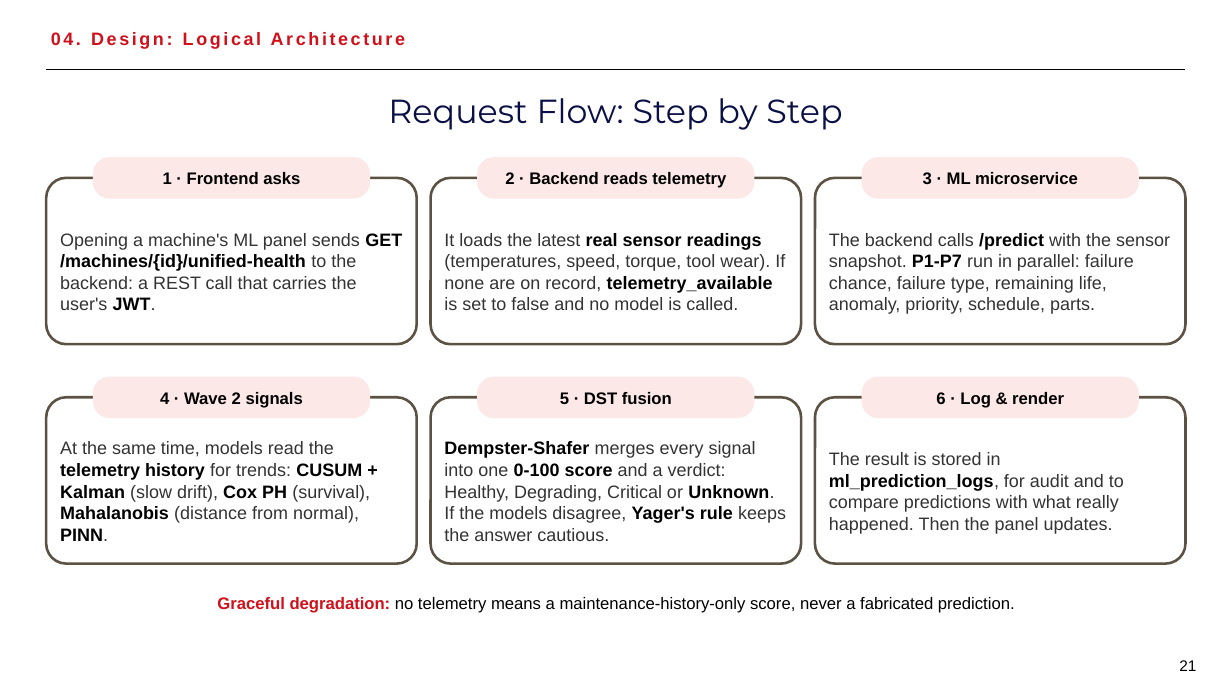
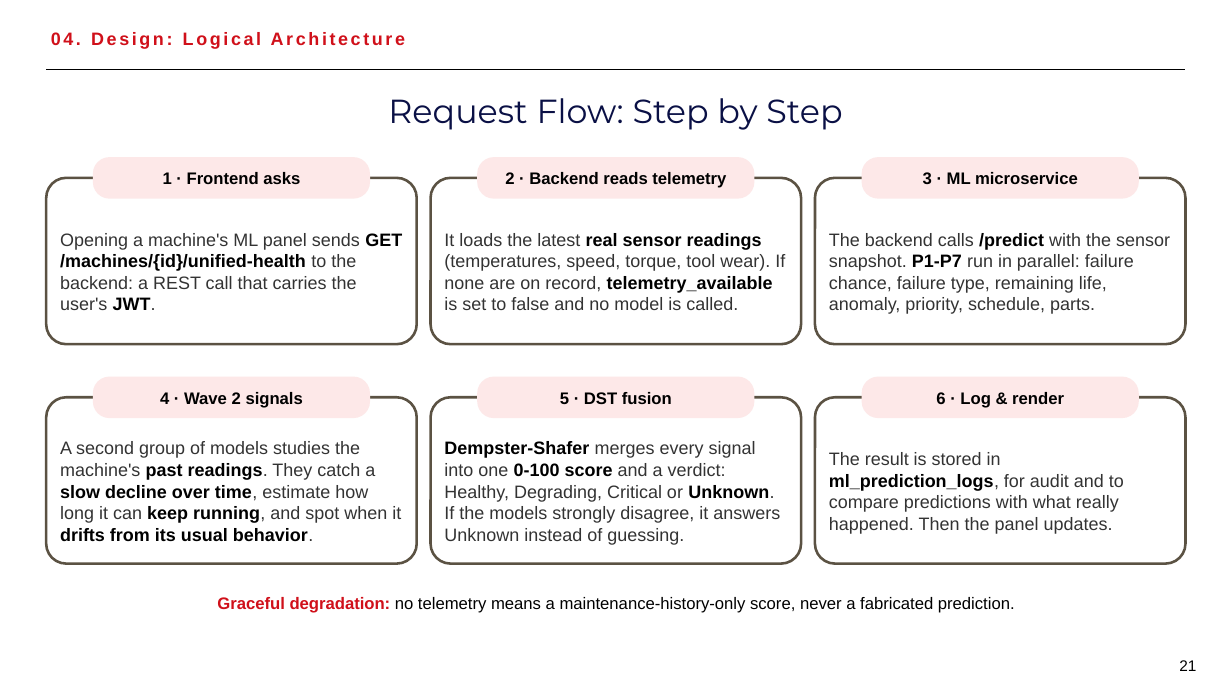
Before and after one commit to hamzAmbarki2/EAMSagemCOm, a slide deck: slide 21 of presentation/technical_defense_final_v2.pptx. Drawn at 1232x693 pixels with LibreOffice and Linux fonts; fonts in the diff are those of the drawing. Boxes give left, top, right and bottom in pixels: in the first picture for what was removed or moved away, otherwise in the second. Text is boxed around its words. In the diff, an @@ line names an element or a change of style, - is before the commit and + after.

```diff
--- a/presentation/technical_defense_final_v2.pptx
+++ b/presentation/technical_defense_final_v2.pptx
@@ text at box(60, 441, 401, 541): text changed @@
-At the same time, models read the telemetry history for trends: CUSUM + Kalman (slow drift), Cox PH (survival), Mahalanobis (distance from normal), PINN.
+A second group of models studies the machine's past readings. They catch a slow decline over time, estimate how long it can keep running, and spot when it drifts from its usual behavior.
@@ text at box(444, 441, 780, 545): text changed @@
-Dempster-Shafer merges every signal into one 0-100 score and a verdict: Healthy, Degrading, Critical or Unknown. If the models disagree, Yager's rule keeps the answer cautious.
+Dempster-Shafer merges every signal into one 0-100 score and a verdict: Healthy, Degrading, Critical or Unknown. If the models strongly disagree, it answers Unknown instead of guessing.
```
